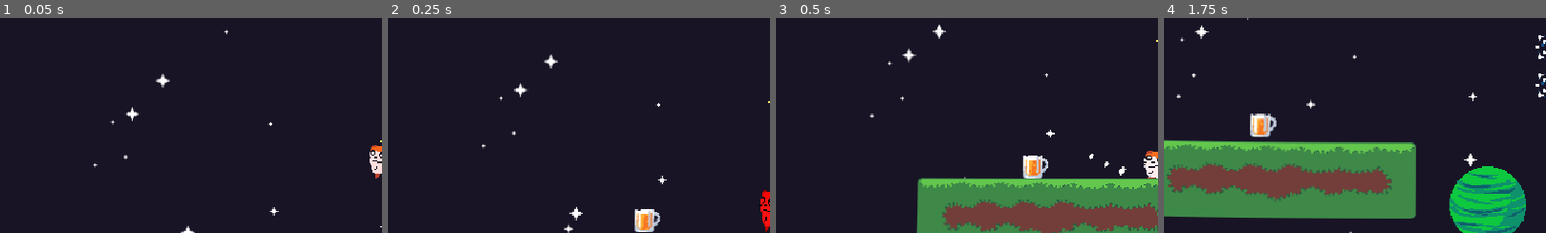
Above: before the commit, frames 1-4 (left to right).
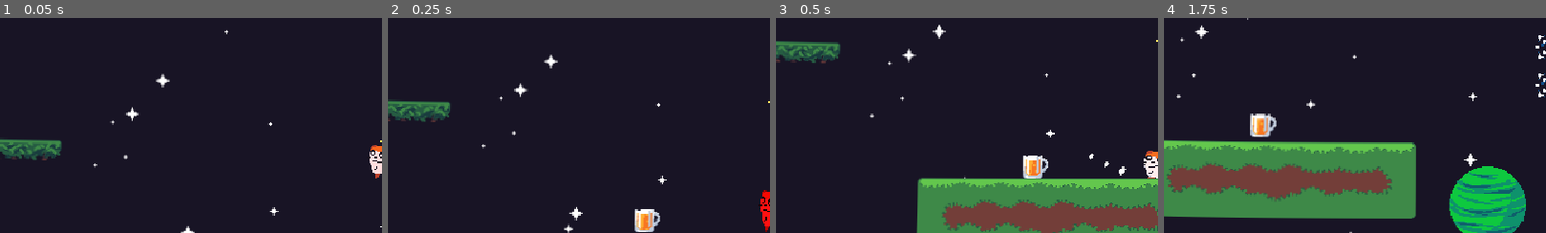
Above: after the commit, the same moments.

Repository: Codex112008/GMTK-2025-Game-Jam
Game: Godot game, scene res://Scenes/Game.tscn
Two runs of this game, one before a commit and one after it. Both use one fixed random seed, a clock stepped at 60 frames per second and the inputs below. The engine's default icon, where the game draws it, is replaced by a stand-in: a white triangle on a blue panel in a dark square.
Inputs:
- Up to frame 1 (0.05 s): no input
- Up to frame 2 (0.25 s): no input
- Up to frame 3 (0.5 s): no input
- Up to frame 4 (1.75 s): hold D (right) from 0.53 s (still down); tap Space (jump) at 0.77, 1.52 s
The pictures show only the part of the screen within x 0-50%, y 18-68%; the shares and areas given below are measured in that part.

The runs differ from the first frame. In frame 1, 1.3% of the frame differs, in the area x 0-17%, y 56-67%; in frame 2, 1.3%; in frame 3, 1.4%, in the area x 0-17%, y 10-22%; in frame 4, nothing differs.

Commit message:
gavin help curve

Diff:
--- /dev/null
+++ b/MovingPlatform.gd
@@ -0,0 +1,15 @@
+extends Path2D
+
+@export var path_curve : Curve
+var path_follow : PathFollow2D
+var target_ratio : int = 1
+
+# Called when the node enters the scene tree for the first time.
+func _ready():
+	path_follow = get_child(1)
+
+
+# Called every frame. 'delta' is the elapsed time since the previous frame.
+func _physics_process(delta):
+	if abs(path_follow.progress_ratio - target_ratio) < 0.1:
+		target_ratio = (target_ratio + 1) % 2
--- a/Scenes/Game.tscn
+++ b/Scenes/Game.tscn
@@ -21,12 +21,20 @@
 [ext_resource type="Texture2D" uid="uid://cedc8lmp8c2ay" path="res://Sprites/BG/Planets/planets1.png" id="14_alh3a"]
 [ext_resource type="PackedScene" uid="uid://6w67bm40rsos" path="res://Scenes/Star.tscn" id="14_vvhu1"]
 [ext_resource type="PackedScene" uid="uid://5s4lfwvulyvp" path="res://Scenes/Bouncepad.tscn" id="20_tfod6"]
+[ext_resource type="PackedScene" uid="uid://44epf0df578d" path="res://Scenes/MovingPlatform.tscn" id="22_vvhu1"]
 
 [sub_resource type="ShaderMaterial" id="ShaderMaterial_gl6un"]
 resource_local_to_scene = true
 shader = ExtResource("1_iukft")
 shader_parameter/radius = 10.0
 shader_parameter/distortion_strength = 2.0
+
+[sub_resource type="Curve2D" id="Curve2D_lbihj"]
+resource_local_to_scene = true
+_data = {
+"points": PackedVector2Array(0, 0, 0, 0, 0, 0, 0, 0, 0, 0, 107.96, 0)
+}
+point_count = 2
 
 [node name="game" type="Node2D"]
 
@@ -199,3 +207,7 @@
 
 [node name="Bouncepad" parent="." instance=ExtResource("20_tfod6")]
 position = Vector2(592, 88)
+
+[node name="MovingPlatform" parent="." instance=ExtResource("22_vvhu1")]
+position = Vector2(-322, -136)
+curve = SubResource("Curve2D_lbihj")
--- /dev/null
+++ b/Scenes/MovingPlatform.tscn
@@ -0,0 +1,33 @@
+[gd_scene load_steps=5 format=3 uid="uid://44epf0df578d"]
+
+[ext_resource type="Script" uid="uid://b03a7qus0f1tv" path="res://MovingPlatform.gd" id="1_5olv3"]
+[ext_resource type="Texture2D" uid="uid://bhtor10jkavbm" path="res://Sprites/platform.tres" id="2_pbjlq"]
+
+[sub_resource type="Curve2D" id="Curve2D_cbc1i"]
+resource_local_to_scene = true
+_data = {
+"points": PackedVector2Array(0, 0, 0, 0, 0, 0, 0, 0, 0, 0, 107.96, 0)
+}
+point_count = 2
+
+[sub_resource type="RectangleShape2D" id="RectangleShape2D_fl5gg"]
+size = Vector2(64, 2)
+
+[node name="MovingPlatform" type="Path2D"]
+curve = SubResource("Curve2D_cbc1i")
+script = ExtResource("1_5olv3")
+
+[node name="StaticBody2D" type="StaticBody2D" parent="."]
+
+[node name="Sprite2D" type="Sprite2D" parent="StaticBody2D"]
+texture = ExtResource("2_pbjlq")
+
+[node name="CollisionShape2D" type="CollisionShape2D" parent="StaticBody2D"]
+position = Vector2(0, -6)
+shape = SubResource("RectangleShape2D_fl5gg")
+one_way_collision = true
+
+[node name="PathFollow2D" type="PathFollow2D" parent="."]
+
+[node name="RemoteTransform2D" type="RemoteTransform2D" parent="PathFollow2D"]
+remote_path = NodePath("../../StaticBody2D")
--- /dev/null
+++ b/Sprites/platform.tres
@@ -0,0 +1,7 @@
+[gd_resource type="AtlasTexture" load_steps=2 format=3 uid="uid://bhtor10jkavbm"]
+
+[ext_resource type="Texture2D" uid="uid://blyjavtgbk1sj" path="res://Sprites/Tree/tree.png" id="1_ummvr"]
+
+[resource]
+atlas = ExtResource("1_ummvr")
+region = Rect2(0, 0, 64, 17.0929)
Not shown, added: MovingPlatform.gd.uid
Not shown: 1 places in Scenes/Game.tscn that only renumber resources
